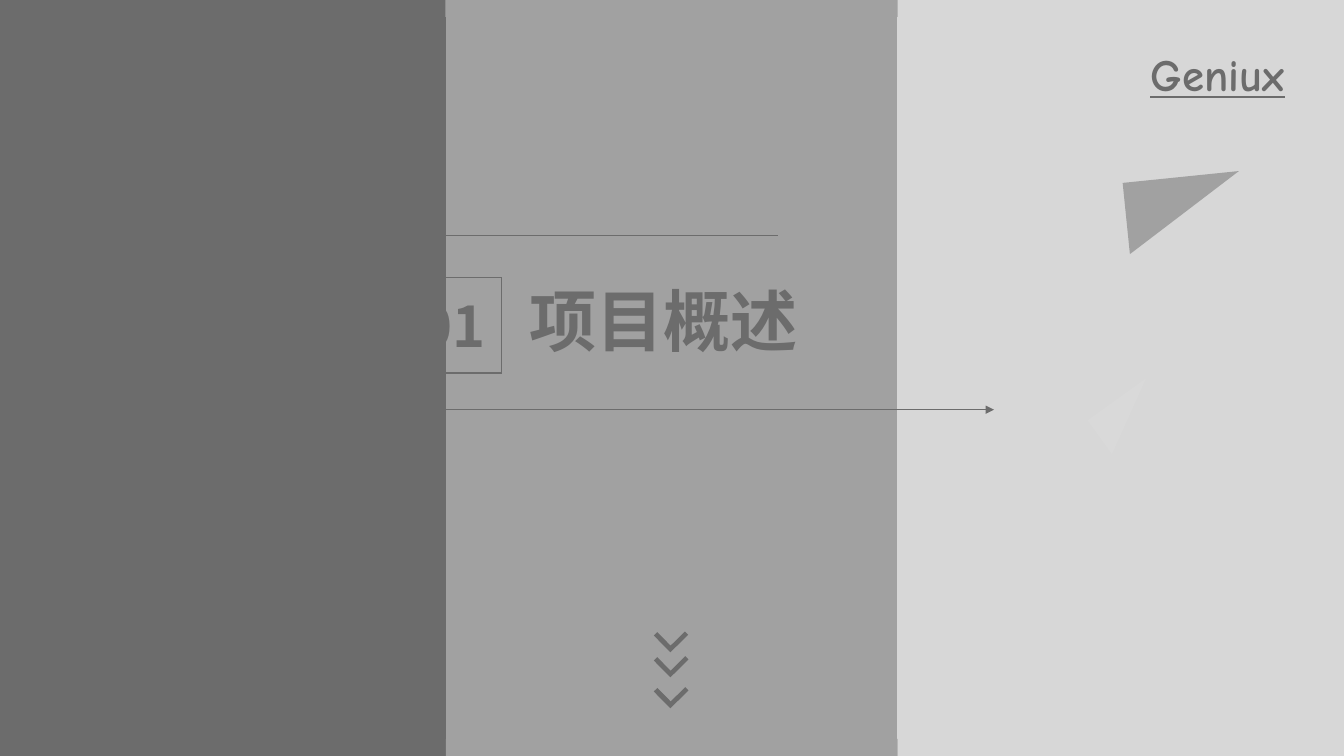
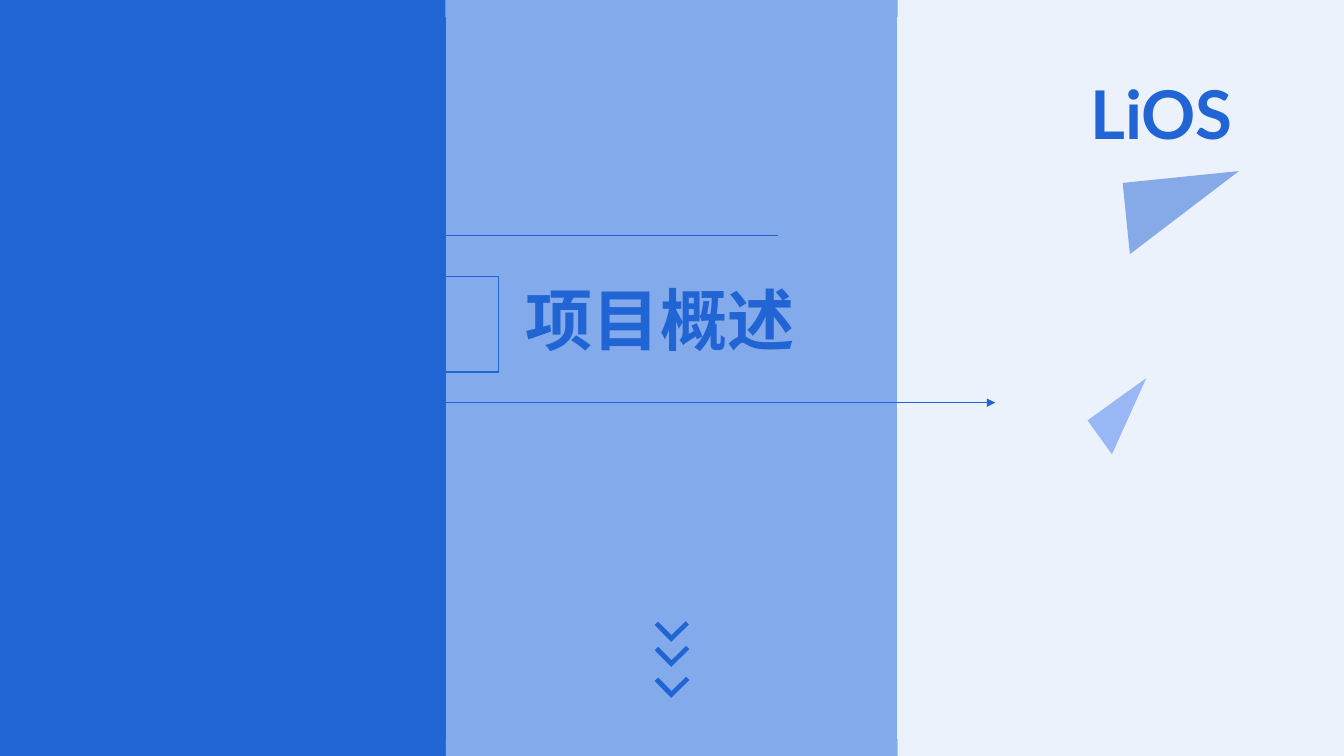
Before and after one commit to duiyoune/OS_Design_2020_Team10, a slide deck: slide 3 of 2020-LiOS/操作系统答辩PPT.pptx. Drawn at 1344x756 pixels with LibreOffice and Linux fonts; fonts in the diff are those of the drawing; background and template pictures are left out. Boxes give left, top, right and bottom in pixels: in the first picture for what was removed or moved away, otherwise in the second. Text is boxed around its words. In the diff, an @@ line names an element or a change of style, - is before the commit and + after.

```diff
--- a/2020-LiOS/操作系统答辩PPT.pptx
+++ b/2020-LiOS/操作系统答辩PPT.pptx
@@ freeform shape added at (720, 0, 1344, 756), fill #1654CD at 54% opacity @@
@@ freeform shape added at (791, 0, 1344, 756), fill #1654CD at 54% opacity @@
@@ text added at (1090, 89, 1233, 140), 48 pt, text #2164D3, bold @@
+  LiOS
@@ text removed at (1150, 61, 1284, 98) @@
-Geniux
@@ freeform shape at (1123, 171, 1247, 254): fill #6C6C6C at 50% opacity to #2164D3 at 50% opacity @@
@@ arrow moved from (777, 235) - (211, 235) to (777, 235) - (207, 235) @@
@@ arrow (777, 235) - (207, 235): stroke #6C6C6C 0.5 pt to #2164D3 0.5 pt @@
@@ rectangle at (403, 277, 498, 372): outline #6C6C6C 1 pt to #2164D3 1 pt @@
@@ text at (416, 289, 449, 360): text changed; text colour #6C6C6C to #2164D3 @@
-01
+1
@@ text "项目概述" at (526, 288, 795, 351): text colour #6C6C6C to #2164D3 @@
@@ freeform shape at (133, 318, 243, 453): fill #6C6C6C at 50% opacity to #2164D3 at 50% opacity @@
@@ freeform shape at (1087, 378, 1171, 455): fill #D9D9D9 to #98B7F4 @@
@@ arrow moved from (402, 409) - (994, 409) to (402, 403) - (995, 403) @@
@@ arrow (402, 403) - (995, 403): stroke #6C6C6C 0.5 pt to #2164D3 0.5 pt @@
@@ fill #6C6C6C to #2164D3 in 6 elements at (0, 0, 446, 756), (1, 0, 447, 17), (0, 739, 447, 756), (655, 608, 689, 642), (655, 633, 689, 667), (655, 663, 689, 697) @@
@@ 3 corners: place and size @@
-3 corners at (654, 618, 688, 708)
+3 corners at (655, 608, 689, 697)
@@ fill #A1A1A1 to #83AAEB in 3 elements at (446, 0, 897, 756), (446, 0, 899, 17), (446, 739, 897, 756) @@
@@ fill #D7D7D7 to #ECF2FC in 3 elements at (897, 0, 1344, 756), (898, 0, 1344, 17), (898, 739, 1344, 756) @@
```
Also in this commit, not shown: 6 other slides changed, 3 slides added, 7 slides removed, 4 other files.
